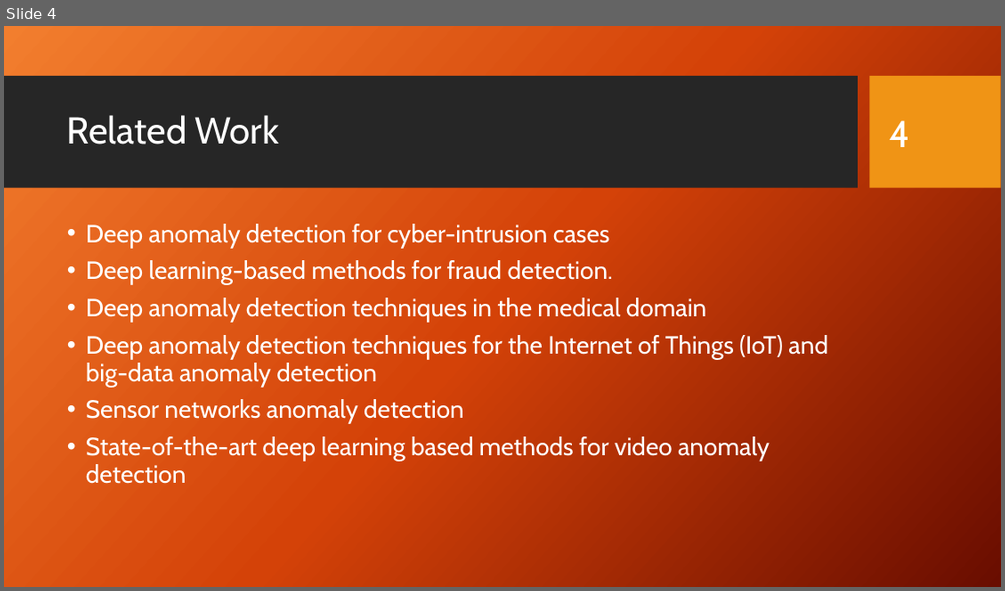
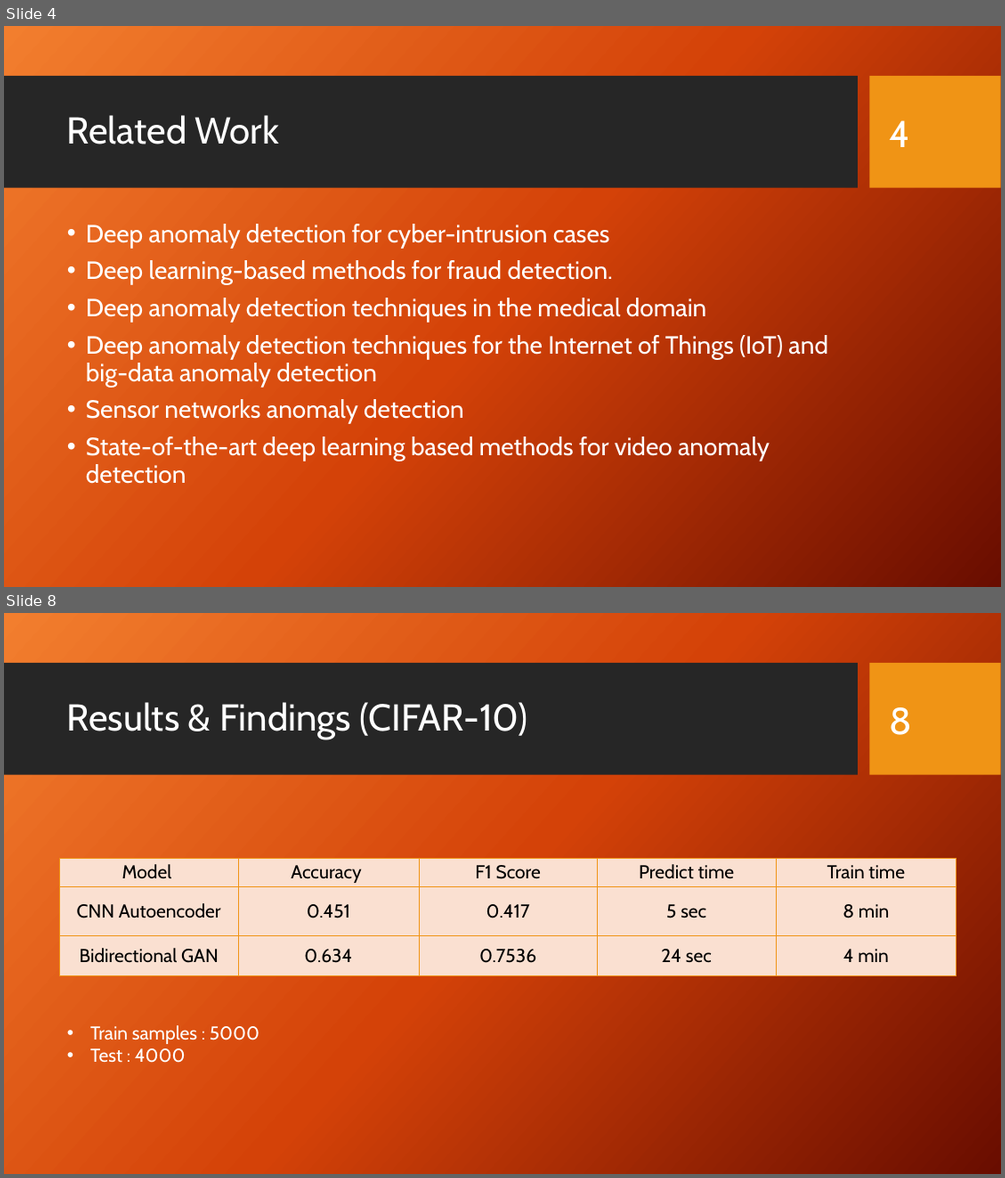
Before and after one commit to Gci04/AnomalyDetectionAMLProject, a slide deck: AD_presentation.pptx. Shown one above the other, each under a label of ours: slide 4 before the commit, slides 4 and 8 after it; the slides between them are not shown. The pictures are 1005x591 and 1005x1178 pixels, drawn with LibreOffice and Linux fonts; fonts in the diff are those of the drawing; background and template pictures are left out. Boxes give left, top, right and bottom in pixels: in the first picture for what was removed or moved away, otherwise in the second. Text is boxed around its words. In the diff, an @@ line names an element or a change of style, - is before the commit and + after.

```diff
--- a/AD_presentation.pptx
+++ b/AD_presentation.pptx
@@ slide 8 added at box(4, 613, 1001, 1174), background picture (left out); not listed: 2 template elements that a slide beside it also shows @@
@@ title added at box(67, 702, 528, 739), 36 pt, text #FFFFFF @@
+Results & Findings (CIFAR-10)
@@ page number added at box(889, 707, 912, 735), 36 pt, text #FFFFFF @@
+8
@@ table added at box(59, 858, 957, 976), 3 rows, 5 columns @@
+Model | Accuracy | F1 Score | Predict time | Train time
+CNN Autoencoder | 0.451 | 0.417 | 5 sec | 8 min
+Bidirectional GAN | 0.634 | 0.7536 | 24 sec | 4 min
@@ text added at box(90, 1025, 259, 1062), 18 pt, text #FFFFFF @@
+• Train samples : 5000
+• Test : 4000
```
Also in this commit, not shown: 6 slides changed, 1 other slide added, 1 slide removed, 1 other file.
